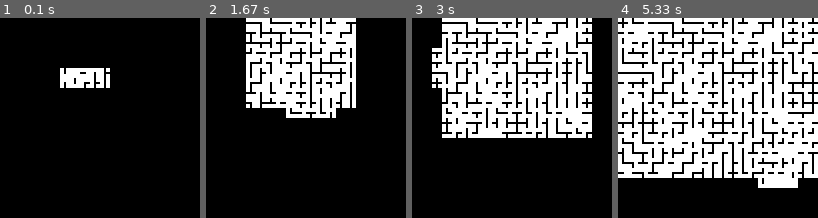
Above: before the commit, frames 1-4 (left to right).
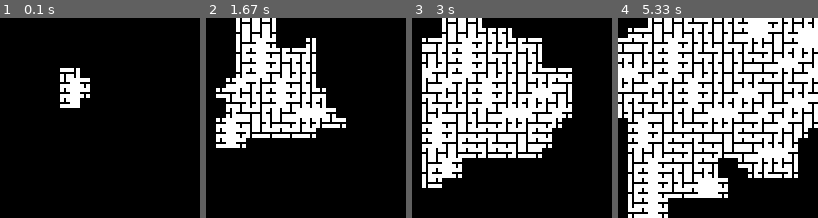
Above: after the commit, the same moments.

Repository: RedCommander735/wave_function_collapse
Game: pygame game, started from main_pygame_visualization.py
The game is run twice, just before and just after one commit, with the same random seed, the same clock (stepped at 60 frames per second) and the same inputs.
Inputs:
- Up to frame 1 (0.1 s): no input
- Up to frame 2 (1.67 s): tap Enter at 0.33 s
- Up to frame 3 (3 s): tap Space at 1.67, 2.07, 2.37, 2.57, 2.9 s
- Up to frame 4 (5.33 s): tap Space at 3.2, 3.4, 3.7, 3.97, 4.3, 4.6, 4.73, 5.13 s

The runs differ from the first frame. In frame 1, 2.3% of the frame differs, in the area x 30-55%, y 25-45%; in frame 2, 20%; in frame 3, 25%, in the area x 5-90%, y 0-85%; in frame 4, 23%.

Commit message:
Probably found bug, put it in TODO

Diff:
--- a/json/default.json
+++ b/json/default.json
@@ -4,106 +4,38 @@
         "seed": "2485948685428",
         "tile_size": 10
     },
-    "types": ["t_up","t_down","t_right","t_left","cross","blank","c_downleft","c_downright","c_upleft","c_upright","s_down","s_left","s_right","s_up","straight_h","straight_w"
-    ],
-    "image_files": ["up.png","down.png","right.png","left.png","cross.png","blank.png","c_downleft.png","c_downright.png","c_upleft.png","c_upright.png","s_down.png","s_left.png","s_right.png","s_up.png","straight_h.png","straight_w.png"
-    ],
+    "types": ["t_up","t_down","t_right","t_left","blank"],
+    "image_files": ["up.png","down.png","right.png","left.png","blank.png"],
     "options": {
         "t_up": {
-            "north": ["t_down","t_left","t_right","cross","c_downright","c_downleft","s_down","straight_w"],
-            "south": ["t_down","blank","c_downright","c_downleft","s_down","s_left","s_right","straight_h"],
-            "west": ["s_right","c_upright","c_downright","t_right","t_down","t_up","cross","straight_h"],
-            "east": ["s_left","c_upleft","c_downleft","t_left","t_down","t_up","cross","straight_w"]
+            "north": ["t_down","t_left","t_right"],
+            "south": ["t_down","blank"],
+            "west": ["t_right","t_down","t_up"],
+            "east": ["t_left","t_down","t_up"]
         },
         "t_down": {
-            "north": ["blank","c_upleft","c_upright","s_left","s_right","s_up","straight_h","t_up"],
-            "south": ["c_upleft","c_upright","s_up","straight_w","t_up","t_left","t_right","cross"],
-            "west": ["s_right","c_upright","c_downright","t_right","t_down","t_up","cross","straight_h"],
-            "east": ["s_left","c_upleft","c_downleft","t_left","t_down","t_up","cross","straight_w"]
+            "north": ["blank","t_up"],
+            "south": ["t_up","t_left","t_right"],
+            "west": ["t_right","t_down","t_up"],
+            "east": ["t_left","t_down","t_up"]
         },
         "t_right": {
-            "north": ["t_down","t_left","t_right","cross","c_downright","c_downleft","s_down","straight_w"],
-            "south": ["c_upleft","c_upright","s_up","straight_w","t_up","t_left","t_right","cross"],
-            "west": ["s_left","c_upleft","c_downleft","t_left","blank","straight_w","s_down","s_up"],
-            "east": ["s_left","c_upleft","c_downleft","t_left","t_down","t_up","cross","straight_w"]
+            "north": ["t_down","t_left","t_right"],
+            "south": ["t_up","t_left","t_right"],
+            "west": ["t_left","blank"],
+            "east": ["t_left","t_down","t_up"]
         },
         "t_left": {
-            "north": ["t_down","t_left","t_right","cross","c_downright","c_downleft","s_down","straight_w"],
-            "south": ["c_upleft","c_upright","s_up","straight_w","t_up","t_left","t_right","cross"],
-            "west": ["s_right","c_upright","c_downright","t_right","t_down","t_up","cross","straight_h"],
-            "east": ["s_right","c_upright","c_downright","t_right","blank","straight_w","s_down","s_up"]
-        },
-        "cross": {
-            "north": ["t_down","t_left","t_right","cross","c_downright","c_downleft","s_down","straight_w"],
-            "south": ["c_upleft","c_upright","s_up","straight_w","t_up","t_left","t_right","cross"],
-            "west": ["s_right","c_upright","c_downright","t_right","t_down","t_up","cross","straight_h"],
-            "east": ["s_left","c_upleft","c_downleft","t_left","t_down","t_up","cross","straight_w"]
+            "north": ["t_down","t_left","t_right"],
+            "south": ["t_up","t_left","t_right"],
+            "west": ["t_right","t_down","t_up"],
+            "east": ["t_right","blank"]
         },
         "blank": {
-            "north": ["blank","c_upleft","c_upright","s_left","s_right","s_up","straight_h","t_up"],
-            "south":["t_down","blank","c_downright","c_downleft","s_down","s_left","s_right","straight_h"],
-            "west":["s_left","c_upleft","c_downleft","t_left","blank","straight_w","s_down","s_up"],
-            "east": ["s_right","c_upright","c_downright","t_right","blank","straight_w","s_down","s_up"]
-        },
-        "c_downleft": {
-            "north":["blank","c_upleft","c_upright","s_left","s_right","s_up","straight_h","t_up"],
-            "south":["c_upleft","c_upright","s_up","straight_w","t_up","t_left","t_right","cross"],
-            "west":["s_right","c_upright","c_downright","t_right","t_down","t_up","cross","straight_h"],
-            "east":["s_right","c_upright","c_downright","t_right","blank","straight_w","s_down","s_up"]
-        },
-        "c_downright": {
-            "north":["blank","c_upleft","c_upright","s_left","s_right","s_up","straight_h","t_up"],
-            "south":["c_upleft","c_upright","s_up","straight_w","t_up","t_left","t_right","cross"],
-            "west":["s_left","c_upleft","c_downleft","t_left","blank","straight_w","s_down","s_up"],
-            "east":["s_left","c_upleft","c_downleft","t_left","t_down","t_up","cross","straight_w"]
-        },
-        "c_upleft": {
-            "north":["t_down","t_left","t_right","cross","c_downright","c_downleft","s_down","straight_w"],
-            "south":["t_down","blank","c_downright","c_downleft","s_down","s_left","s_right","straight_h"],
-            "west":["s_right","c_upright","c_downright","t_right","t_down","t_up","cross","straight_h"],
-            "east":["s_right","c_upright","c_downright","t_right","blank","straight_w","s_down","s_up"]
-        },
-        "c_upright": {
-            "north":["t_down","t_left","t_right","cross","c_downright","c_downleft","s_down","straight_w"],
-            "south":["t_down","blank","c_downright","c_downleft","s_down","s_left","s_right","straight_h"],
-            "west":["s_left","c_upleft","c_downleft","t_left","blank","straight_w","s_down","s_up"],
-            "east":["s_left","c_upleft","c_downleft","t_left","t_down","t_up","cross","straight_w"]
-        },
-        "s_down": {
-            "north":["blank","c_upleft","c_upright","s_left","s_right","s_up","straight_h","t_up"],
-            "south":["c_upleft","c_upright","s_up","straight_w","t_up","t_left","t_right","cross"],
-            "west":["s_left","c_upleft","c_downleft","t_left","blank","straight_w","s_down","s_up"],
-            "east":["s_right","c_upright","c_downright","t_right","blank","straight_w","s_down","s_up"]
-        },
-        "s_left": {
-            "north":["blank","c_upleft","c_upright","s_left","s_right","s_up","straight_h","t_up"],
-            "south":["t_down","blank","c_downright","c_downleft","s_down","s_left","s_right","straight_h"],
-            "west":["s_right","c_upright","c_downright","t_right","t_down","t_up","cross","straight_h"],
-            "east":["s_right","c_upright","c_downright","t_right","blank","straight_w","s_down","s_up"]
-        },
-        "s_right": {
-            "north":["blank","c_upleft","c_upright","s_left","s_right","s_up","straight_h","t_up"],
-            "south":["t_down","blank","c_downright","c_downleft","s_down","s_left","s_right","straight_h"],
-            "west":["s_left","c_upleft","c_downleft","t_left","blank","straight_w","s_down","s_up"],
-            "east":["s_left","c_upleft","c_downleft","t_left","t_down","t_up","cross","straight_w"]
-        },
-        "s_up": {
-            "north":["t_down","t_left","t_right","cross","c_downright","c_downleft","s_down","straight_w"],
-            "south":["t_down","blank","c_downright","c_downleft","s_down","s_left","s_right","straight_h"],
-            "west":["s_left","c_upleft","c_downleft","t_left","blank","straight_w","s_down","s_up"],
-            "east":["s_right","c_upright","c_downright","t_right","blank","straight_w","s_down","s_up"]
-        },
-        "straight_h": {
-            "north":["blank","c_upleft","c_upright","s_left","s_right","s_up","straight_h","t_up"],
-            "south":["t_down","blank","c_downright","c_downleft","s_down","s_left","s_right","straight_h"],
-            "west":["s_right","c_upright","c_downright","t_right","t_down","t_up","cross","straight_h"],
-            "east":["s_left","c_upleft","c_downleft","t_left","t_down","t_up","cross","straight_w"]
-        },
-        "straight_w": {
-            "north":["t_down","t_left","t_right","cross","c_downright","c_downleft","s_down","straight_w"],
-            "south":["c_upleft","c_upright","s_up","straight_w","t_up","t_left","t_right","cross"],
-            "west":["s_left","c_upleft","c_downleft","t_left","blank","straight_w","s_down","s_up"],
-            "east":["s_right","c_upright","c_downright","t_right","blank","straight_w","s_down","s_up"]
+            "north": ["blank","t_up"],
+            "south":["t_down","blank"],
+            "west":["t_left","blank"],
+            "east": ["t_right","blank"]
         }
     }
 }
--- a/main_pygame_visualization.py
+++ b/main_pygame_visualization.py
@@ -7,7 +7,7 @@
 # COMPLETE REWORK
 #
 # TODO
-# - Render image after each iteration
+# - Probaply fix update method, somehow the update method works, but if multiple tiles should have updated the same tile, it does not work
 #
 #
 
@@ -182,6 +182,7 @@
 
             if  min_tiles:
 
+
                 lowest_entropy_tile: Tile = random.choice(min_tiles)
 
                 _tile_state: str = random.choice(lowest_entropy_tile.possible_states)
@@ -193,5 +194,6 @@
                 lowest_entropy_tile.file: pygame.Surface = data["image_files"][data["types"].index(_tile_state)]
 
 
+
 if __name__ == '__main__':
     main()
